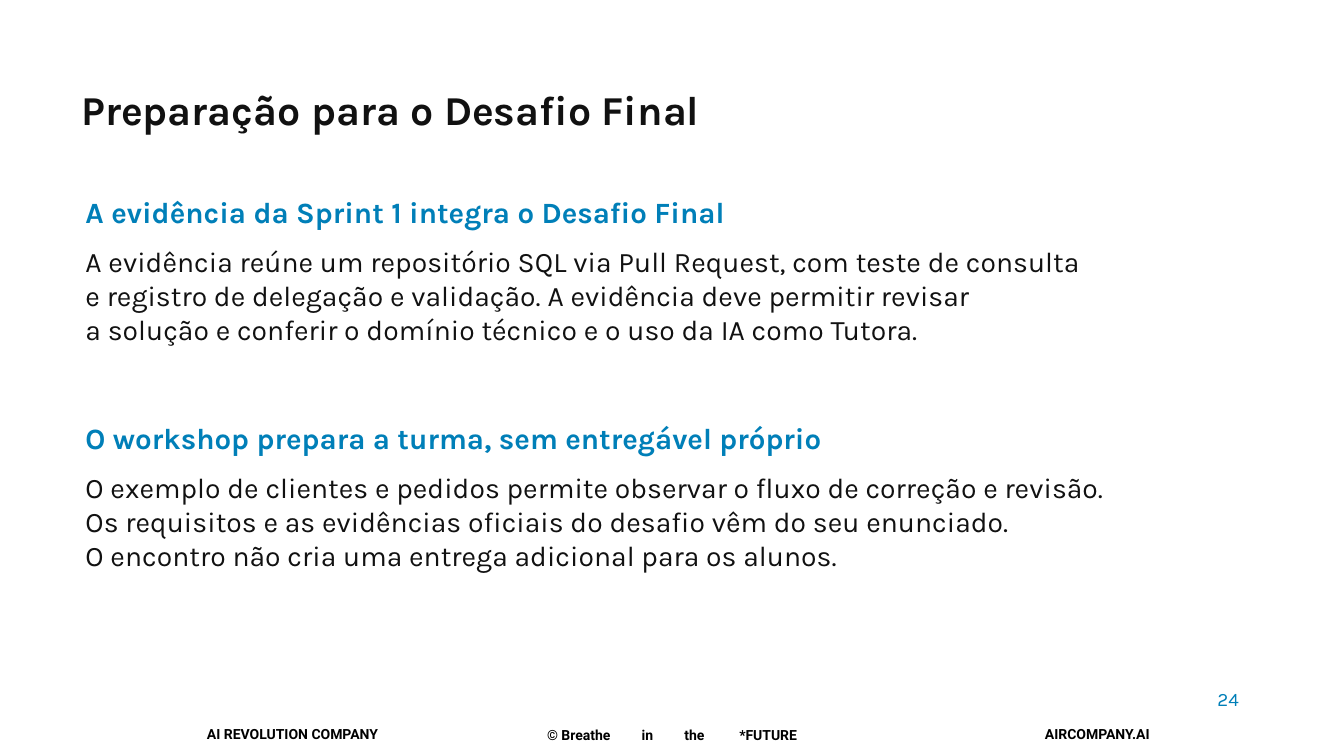
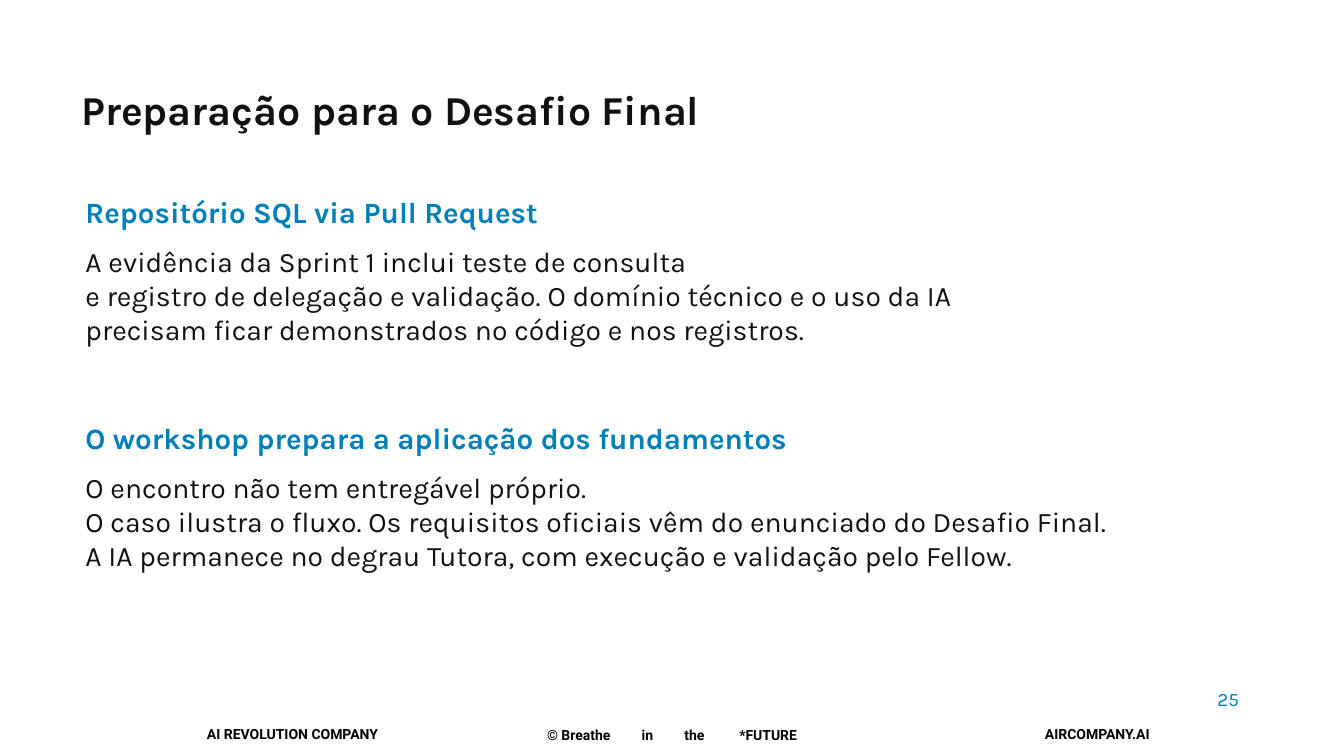
Before and after one commit to pedropalmieri/workshop4-pr-sql-ia, a slide deck: slide 25 of materiais/Workshop4-19nov2026.pptx (slide 24 before the commit). Drawn at 1344x756 pixels with LibreOffice and Linux fonts; fonts in the diff are those of the drawing; background and template pictures are left out. Boxes give left, top, right and bottom in pixels: in the first picture for what was removed or moved away, otherwise in the second. Text is boxed around its words. In the diff, an @@ line names an element or a change of style, - is before the commit and + after.

Commit message:
Explica fundamentos antes do caso e documenta consultas e decisões da automação

```diff
--- a/materiais/Workshop4-19nov2026.pptx
+++ b/materiais/Workshop4-19nov2026.pptx
@@ text at [85,200,538,230]: text changed @@
-A evidência da Sprint 1 integra o Desafio Final
+Repositório SQL via Pull Request
@@ text at [85,251,951,347]: text changed @@
-A evidência reúne um repositório SQL via Pull Request, com teste de consulta
-e registro de delegação e validação. A evidência deve permitir revisar
-a solução e conferir o domínio técnico e o uso da IA como Tutora.
+A evidência da Sprint 1 inclui teste de consulta
+e registro de delegação e validação. O domínio técnico e o uso da IA
+precisam ficar demonstrados no código e nos registros.
@@ text at [85,428,786,456]: text changed @@
-O workshop prepara a turma, sem entregável próprio
+O workshop prepara a aplicação dos fundamentos
@@ text at [85,476,1106,573]: text changed @@
-O exemplo de clientes e pedidos permite observar o fluxo de correção e revisão.
-Os requisitos e as evidências oficiais do desafio vêm do seu enunciado.
-O encontro não cria uma entrega adicional para os alunos.
+O encontro não tem entregável próprio.
+O caso ilustra o fluxo. Os requisitos oficiais vêm do enunciado do Desafio Final.
+A IA permanece no degrau Tutora, com execução e validação pelo Fellow.
@@ text at [1217,694,1239,707]: text changed @@
-24
+25
```
Also in this commit, not shown: 16 other slides changed, 7 slides added, 6 slides removed, 4 other files.
